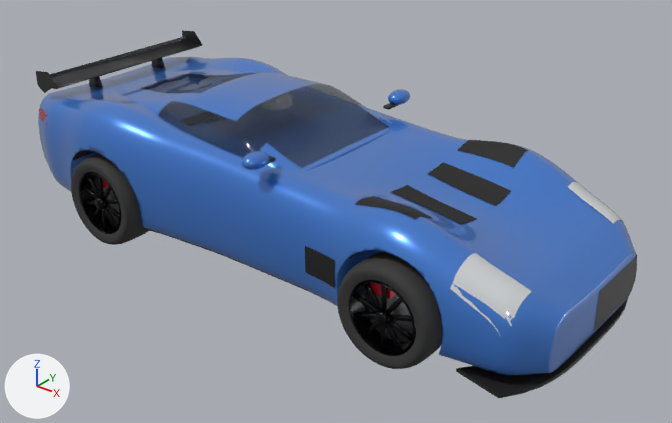
Renders of the Blender file modules/graphics/cars_blend/v8_front_gt.blend from each side of a commit.
Camera for both pictures: a camera (50 mm lens) standing at (4.15, -4.88, 3.39) and looking at (0.26, -0.02, 0.38). The axes (+X, +Y, +Z) are drawn at lower left. The lights are the same throughout. The older version comes first.

Names of what the first picture shows: 'body', 'bumper_front', 'bumper_rear', 'cabin', 'splitter', 'wheel_fr_spin', 'wheel_rr_spin', 'wing_rear' and 3 more.
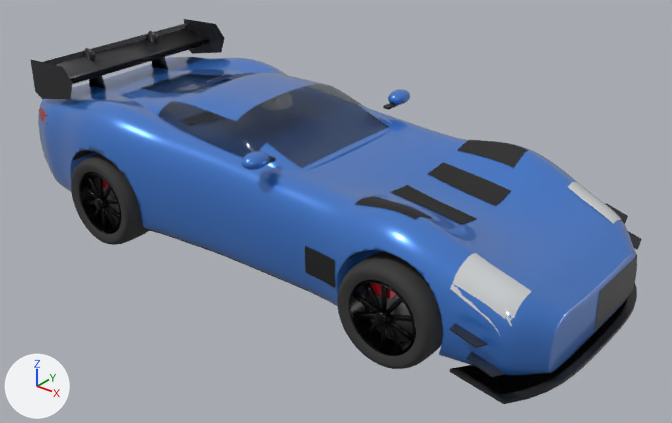
Pixel boxes [x1, y1, x2, y2] of what changed, in the pictures (672 x 423 px):
'wing_rear_up3', added (black): after [30, 19, 225, 99]
'splitter_up', added: after [450, 282, 637, 404]
'canards', added: after [449, 203, 641, 377]
'wing_rear_up2', added (mostly hidden): after [71, 25, 204, 88]
'wing_rear', unchanged, covered by the edit: before [36, 30, 203, 93]; after [72, 31, 203, 87]
'splitter', unchanged, covered by the edit: before [456, 298, 628, 398]; after [458, 299, 627, 395]

Patch to the scene script:
```diff
--- a/modules/graphics/cars_blend/v8_front_gt.blend.py
+++ b/modules/graphics/cars_blend/v8_front_gt.blend.py
@@ me_canards_001 @@
+me_canards_001.from_pydata(...)  # 32 vertices, 24 faces; spans x 1.86..2.2, y -1.04..1.04, z 0.3..0.54
+me_canards_001.materials.append(mat_carbon)  # black #2c2c2f
@@ me_wing_rear_up3 @@
+me_wing_rear_up3.from_pydata(...)  # 104 vertices, 53 faces; spans x -2.18..-1.67, y -0.82..0.82, z 0.94..1.29
+me_wing_rear_up3.polygons.foreach_set('use_smooth', [True] * 53)
+me_wing_rear_up3.materials.append(mat_carbon)  # black #2c2c2f
@@ me_wing_rear_up2 @@
+me_wing_rear_up2.from_pydata(...)  # 88 vertices, 45 faces; spans x -2.18..-1.88, y -0.78..0.78, z 0.94..1.24
+me_wing_rear_up2.polygons.foreach_set('use_smooth', [True] * 45)
+me_wing_rear_up2.materials.append(mat_carbon)  # black #2c2c2f
@@ me_splitter_up @@
+me_splitter_up.from_pydata(...)  # 60 vertices, 44 faces; spans x 1.79..2.4, y -0.91..0.91, z 0.08..0.1
+me_splitter_up.materials.append(mat_carbon)  # black #2c2c2f
@@ ob_canards @@
+ob_canards = bpy.data.objects.new('canards', me_canards_001)
+ob_canards.location = (0.0, 0.0, 0.0)
@@ ob_wing_rear_up3 @@
+ob_wing_rear_up3 = bpy.data.objects.new('wing_rear_up3', me_wing_rear_up3)
+ob_wing_rear_up3.location = (0.0, 0.0, 0.0)
@@ ob_wing_rear_up2 @@
+ob_wing_rear_up2 = bpy.data.objects.new('wing_rear_up2', me_wing_rear_up2)
+ob_wing_rear_up2.location = (0.0, 0.0, 0.0)
@@ ob_splitter_up @@
+ob_splitter_up = bpy.data.objects.new('splitter_up', me_splitter_up)
+ob_splitter_up.location = (0.0, 0.0, 0.0)
```
